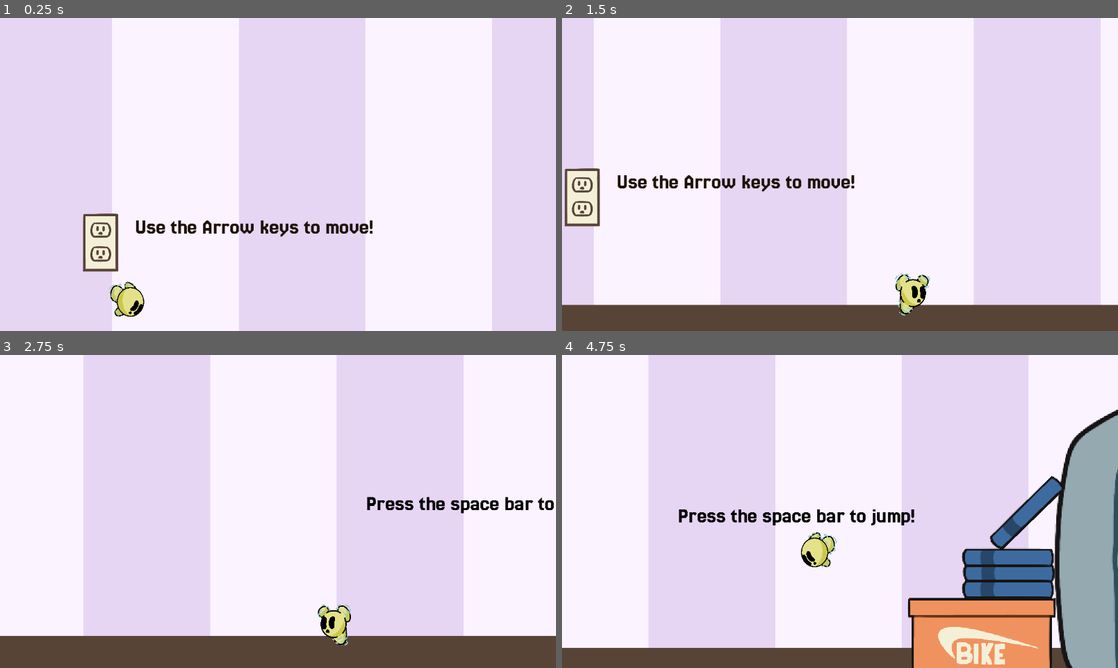
Above: before the commit, frames 1-4 (two rows, left to right).
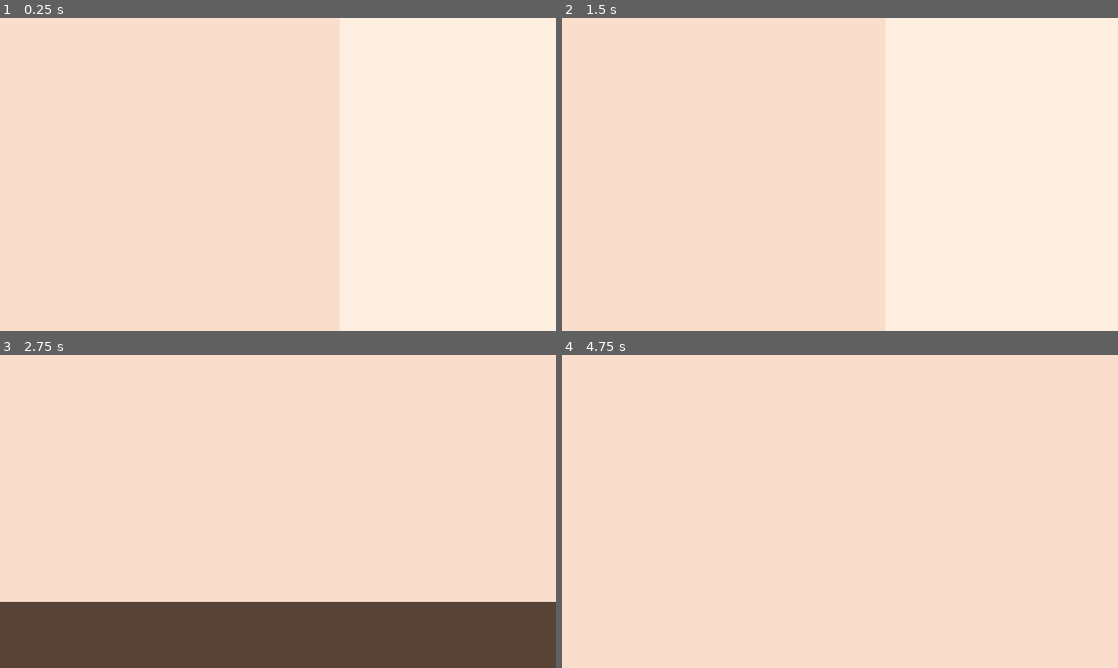
Above: after the commit, the same moments.

Repository: FabGb/UPRM-The-Ultimate-Game-Jam-2026
Game: Godot game, scene res://scenes/Main.tscn
Two runs of this game, one before a commit and one after it. Both use one fixed random seed, a clock stepped at 60 frames per second and the inputs below. Before the commit the project starts from res://scenes/Levels/Tutorial.tscn.
Inputs:
- Up to frame 1 (0.25 s): no input
- Up to frame 2 (1.5 s): tap Space at 0.5, 1.25 s; hold E (Power_Use) 0.53-1.28 s; hold Right (ui_right) from 0.53 s (still down); tap Shift (Dash) at 0.6 s; tap Enter (ui_accept) at 0.77 s; tap E (Power_Use) at 1.35 s
- Up to frame 3 (2.75 s): tap Enter (ui_accept) at 1.52 s; tap Shift (Dash) at 1.55 s; tap Space at 2 s; release Right (ui_right) at 2.03 s; hold Left (ui_left) from 2.03 s (still down); hold E (Power_Use) from 2.03 s (still down); tap Down (Cam_D) at 2.1 s
- Up to frame 4 (4.75 s): tap Space at 2.75, 3.5, 4.25 s; release Left (ui_left) at 2.78 s; release E (Power_Use) at 2.78 s; hold Right (ui_right) 2.78-4.28 s; tap Up (Cam_Up) at 2.85 s; tap Enter (ui_accept) at 3.02, 3.77, 4.52 s; tap Shift (Dash) at 3.05, 3.6, 4.55 s; hold E (Power_Use) 3.53-4.28 s; hold Left (ui_left) from 4.28 s (still down); tap E (Power_Use) at 4.35 s

The runs differ from the first frame. In frame 1, 99% of the frame differs, in the area x 0-100%, y 0-100%; in frame 2, 99%; in frame 3, 90%; in frame 4, 99%.

Commit message:
balls in yo jaw 6

Diff:
--- a/ultimate_game_jam_2026/project.godot
+++ b/ultimate_game_jam_2026/project.godot
@@ -11,10 +11,14 @@
 [application]
 
 config/name="Ultimate Game Jam 2026"
-run/main_scene="uid://dd70w6fnyxcp6"
+run/main_scene="uid://c51thjta5truj"
 config/features=PackedStringArray("4.6", "Forward Plus")
 boot_splash/image="uid://7j1m228267d3"
 config/icon="res://icon.svg"
+
+[autoload]
+
+SoundManager="*uid://dgefvq13algud"
 
 [display]
 
--- a/ultimate_game_jam_2026/scenes/Player-Interaction/player.tscn
+++ b/ultimate_game_jam_2026/scenes/Player-Interaction/player.tscn
@@ -149,9 +149,8 @@
 
 [node name="Player" type="CharacterBody2D" unique_id=578981327]
 collision_layer = 65535
-collision_mask = 65535
+collision_mask = 17
 platform_wall_layers = 1
-collision_mask = 17
 script = ExtResource("1_3vyb7")
 
 [node name="AnimatedSprite2D" type="AnimatedSprite2D" parent="." unique_id=486181266]
--- a/ultimate_game_jam_2026/scripts/flying_enemy.gd
+++ b/ultimate_game_jam_2026/scripts/flying_enemy.gd
@@ -14,6 +14,8 @@
 
 var angle = 0
 
+@onready var deadSound = preload("res://assets/Sounds/enemy_death.MP3")
+
 func getDistance(target: Vector2) -> float:
 	return sqrt(pow(target.x - position.x, 2) + pow(target.y - position.y, 2))
 	health += ceil(($CollisionShape2D.shape as CircleShape2D).radius) * 4
@@ -29,6 +31,7 @@
 
 func _physics_process(delta: float) -> void:
 	if health <= 0:
+		SoundManager.play_sound_global(deadSound, position)
 		queue_free()
 
 	if knockback:
--- a/ultimate_game_jam_2026/scripts/ground_enemy.gd
+++ b/ultimate_game_jam_2026/scripts/ground_enemy.gd
@@ -9,6 +9,8 @@
 
 var knockback = false
 var knockbackTime = 0
+
+@onready var deadSound = preload("res://assets/Sounds/enemy_death.MP3")
 
 func sign(num: float) -> int:
 	if num >= 0:
@@ -26,6 +28,7 @@
 		velocity += get_gravity() * delta
 
 	if health <= 0:
+		SoundManager.play_sound_global(deadSound, position)
 		queue_free()
 
 	if knockbackTime > 0:
--- a/ultimate_game_jam_2026/scripts/player.gd
+++ b/ultimate_game_jam_2026/scripts/player.gd
@@ -11,6 +11,7 @@
 var gotCarPowerUp = false
 var hasPhone = false
 var hasCar = false
+var phoneAttackCooldown = 0
 
 var timer = 0
 var iFrames = 10
@@ -30,6 +31,9 @@
 @onready var player_sprite = $AnimatedSprite2D
 @onready var attackArea = $AttackArea
 @onready var camera = $Camera2D
+@onready var flashSound = preload("res://assets/Sounds/flash.MP3")
+@onready var dashSound = preload("res://assets/Sounds/dash.MP3")
+@onready var hurtSound = preload("res://assets/Sounds/hurt.MP3")
 
 func sign(num: float) -> int:
 	if num >= 0:
@@ -39,7 +43,7 @@
 
 #--------BUILT-IN FUNCTIONS--------#
 func _ready() -> void:
-	await add_to_group("Player")
+	add_to_group("Player")
 	$AttackArea.scale = Vector2(1, 1)
 	$AttackArea/CollisionShape2D.scale = Vector2(1, 1)
 
@@ -56,6 +60,9 @@
 
 	if iFrames > 0:
 		iFrames -= 1
+
+	if hasPhone and phoneAttackCooldown > 0:
+		phoneAttackCooldown -= 1
 
 #--------CUSTOM FUNCTIONS--------#
 func movement(delta):
@@ -109,6 +116,7 @@
 			velocity.x = move_toward(velocity.x, target_speed, accel * delta)
 
 		if Input.is_action_just_pressed("Dash") and not isDashing:
+			SoundManager.play_sound_global(dashSound, position)
 			isDashing = true
 			dashTime = 10
 			if direction != 0:
@@ -174,10 +182,10 @@
 	camera.offset.y = clamp(camera.offset.y,-150,150)
 
 func powerUpCollisions() -> void:
-	var direction := Input.get_axis("ui_left", "ui_right")
-
-	if Input.is_action_just_pressed("Power_Use") and hasPhone:
+	if Input.is_action_just_pressed("Power_Use") and hasPhone and phoneAttackCooldown <= 0:
+		SoundManager.play_sound_global(flashSound, position)
 		phoneAttack()
+		phoneAttackCooldown = 60
 
 	if Input.is_action_pressed("Power_Use") and hasCar:
 		speed = speed * 2
@@ -217,7 +225,7 @@
 		scale = Vector2(1, 2)
 		force = Vector2(1, 1)
 
-		attack = 10
+		attack = 30
 		gotPhonePowerUp = false
 		hasPhone = true
 		hasCar = false 		# override power up if collected
@@ -264,6 +272,7 @@
 
 func takeDamage(damage: float) -> void:
 	if iFrames <= 0:
+		SoundManager.play_sound_global(hurtSound, position)
 		health -= damage
 		iFrames = 20
 		knockback = true
--- /dev/null
+++ b/ultimate_game_jam_2026/scripts/sound_manager.gd
@@ -0,0 +1,12 @@
+extends Node
+
+
+func play_sound_global(stream: AudioStream, position: Vector2):
+	var player = AudioStreamPlayer2D.new()
+	player.stream = stream
+
+	get_tree().current_scene.add_child(player)
+	player.global_position = position
+
+	player.play()
+	player.finished.connect(player.queue_free)
Not shown, added: ultimate_game_jam_2026/assets/Sounds/dash.MP3.import
Not shown, added: ultimate_game_jam_2026/assets/Sounds/enemy_death.MP3.import
Not shown, added: ultimate_game_jam_2026/assets/Sounds/flash.MP3.import
Not shown, added: ultimate_game_jam_2026/assets/Sounds/hurt.mp3.import
Not shown, added: ultimate_game_jam_2026/scripts/sound_manager.gd.uid
Not shown, added: ultimate_game_jam_2026/assets/Sounds/dash.MP3
Not shown, added: ultimate_game_jam_2026/assets/Sounds/enemy_death.MP3
Not shown, added: ultimate_game_jam_2026/assets/Sounds/flash.MP3
Not shown, added: ultimate_game_jam_2026/assets/Sounds/hurt.mp3
